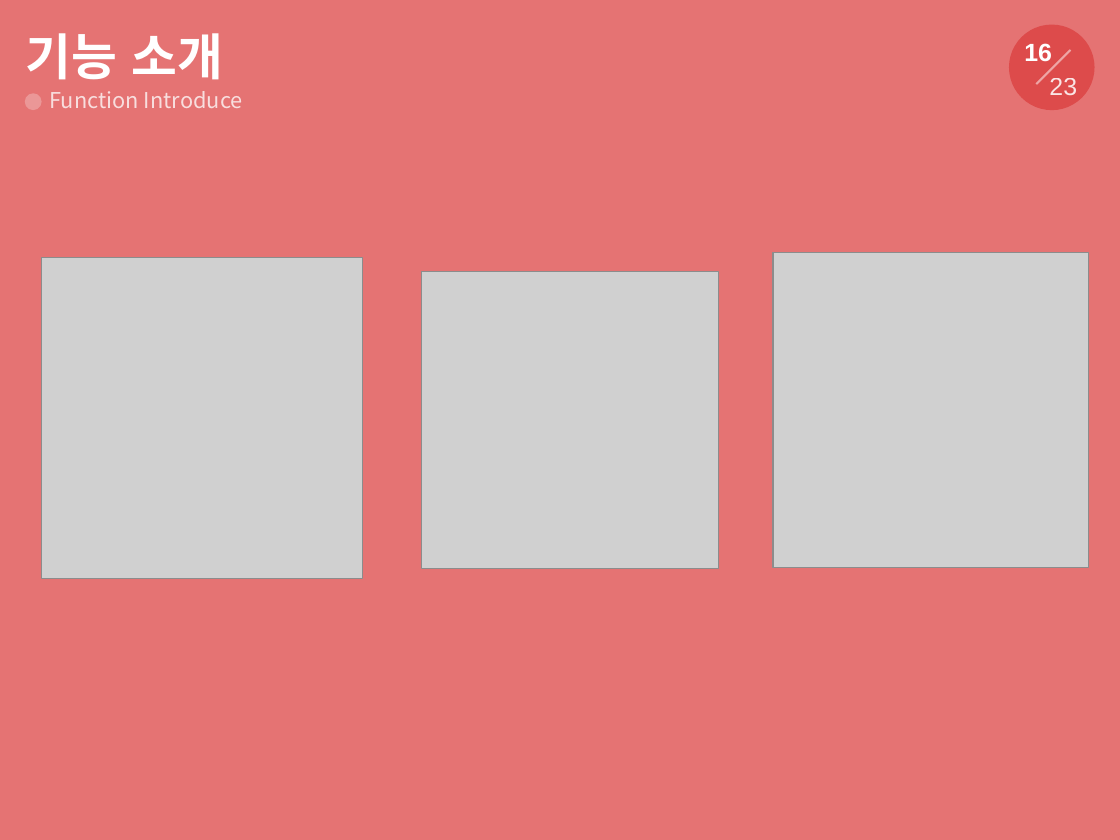
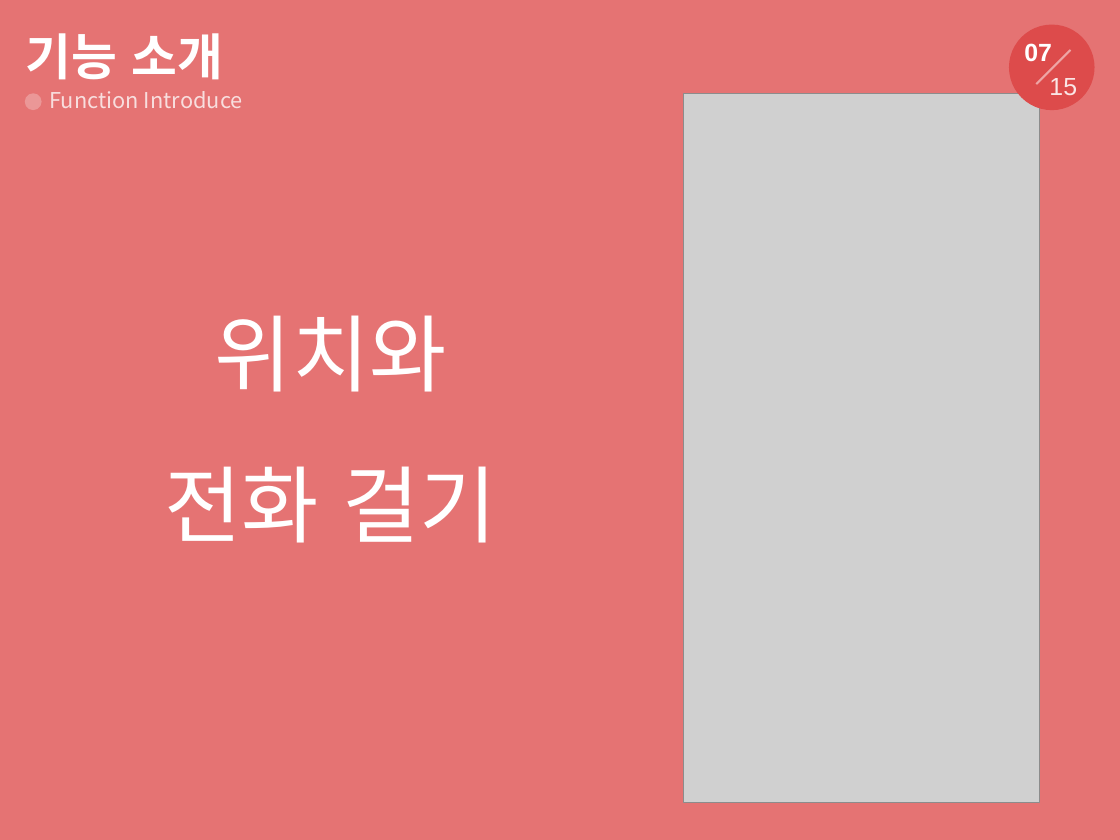
Before and after one commit to tornadoblot/Kangwondo, a slide deck: slide 7 of ppt/효돌이ppt.pptx (slide 16 before the commit). Drawn at 1120x840 pixels with LibreOffice and Linux fonts; fonts in the diff are those of the drawing; grey boxes stand for pictures. Boxes give left, top, right and bottom in pixels: in the first picture for what was removed or moved away, otherwise in the second. Text is boxed around its words. In the diff, an @@ line names an element or a change of style, - is before the commit and + after.

```diff
--- a/ppt/효돌이ppt.pptx
+++ b/ppt/효돌이ppt.pptx
@@ text at (1024, 43, 1052, 61): text changed @@
-16
+07
@@ text at (1049, 78, 1077, 95): text changed @@
-23
+15
@@ picture added at (683, 94, 1039, 803) @@
@@ picture removed at (41, 258, 363, 579) @@
@@ picture removed at (773, 252, 1089, 568) @@
@@ picture removed at (421, 271, 719, 569) @@
@@ text added at (164, 315, 498, 543), 54 pt, text #FFFFFF @@
+위치와
+전화 걸기
```
Also in this commit, not shown: 9 other slides changed, 8 slides removed.
